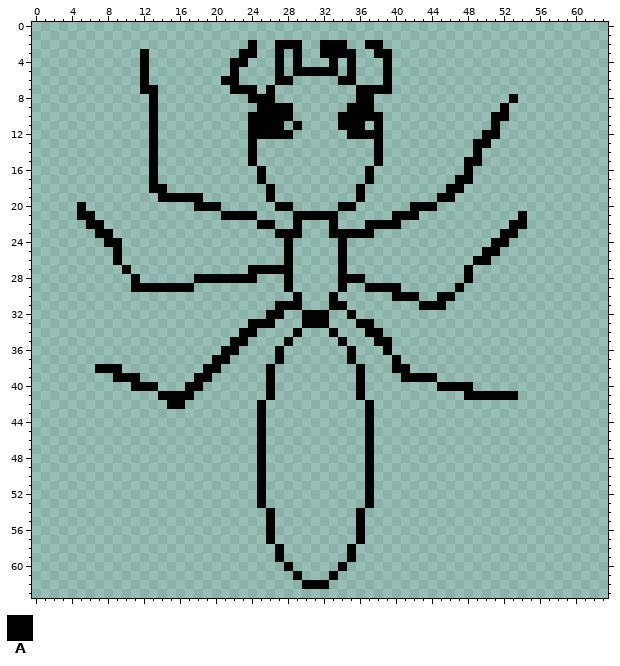
Two states of a pixel-art sprite, Ant.png. Above, as it was before the edit.
The file is 64x64 pixels.
Palette (. is transparent): A #000000
Pixels before (only the part around the change), first column x 9:
 0 ............................................
 1 ............................................
 2 ...............A..AAA..AAA..AA..............
 3 ...A..........AA..A.A..AAAA..AA.............
 4 ...A.........AA...A.A...A.A...A.............
 5 ...A.........A....A.AAAAA.A...A.............
 6 ...A........AA....AA.....AA...A.............
 7 ...AA........AAA.A.........AAAA.............
 8 ....A..........AAA.........AA...............
 9 ....A...........AAAA......AAA..............A
10 ....A..........AAAAA.....AAAAA............AA
11 ....A..........AAAA.A....AAA.A............A.
12 ....A..........AAAAA......AAAA...........AA.
13 ....A..........A.............A..........AA..
14 ....A..........A.............A..........A...
15 ....A..........A.............A.........AA...
16 ....A...........A...........A..........A....
17 ....A...........A...........A.........AA....
18 ....AA...........A.........A.........AA.....
19 .....AAAAA.......A.........A........AA......
20 .........AAA......AA.....AA......AAA........
21 ............AAAA....AAAAA......AAA..........
22 ................AA..A...A...AAAA............
23 ..................AAA...AAAAA..............A
24 A..................A.....A................AA
25 A..................A.....A...............AA.
26 A..................A.....A..............AA..
27 .A.............AAAAA.....A.............A....
28 ..A......AAAAAAA...A.....AAA...........A....
29 ..AAAAAAA..........A.....A..AAAA......A.....
30 ....................A...A......AAA..AA......
31 ..................AAA...AA........AAA.......
32 .................AA..AAA..A.................
33 ...............AAA...AAA...AA...............
34 ..............AA....A...A...AA..............
35 .............AA....A.....A...AA.............
36 ............AA....A.......A...A.............
37 ...........AA.....A.......A....A............
38 A.........AA.....A.........A...AA...........
39 AAA......AA......A.........A....AAAA........
40 ..AAA...AA.......A.........A........AAAA....
41 .....AAAA........A.........A...........AAAAA
42 ......AA........A...........A...............
43 ................A...........A...............
44 ................A...........A...............
45 ................A...........A...............
46 ................A...........A...............
47 ................A...........A...............
48 ................A...........A...............
49 ................A...........A...............
50 ................A...........A...............
51 ................A...........A...............
52 ................A...........A...............
53 ................A...........A...............
54 .................A.........A................
55 .................A.........A................
56 .................A.........A................
57 .................A.........A................
58 ..................A.......A.................
59 ..................A.......A.................
60 ...................A.....A..................
61 ....................A...A...................
62 .....................AAA....................
63 ............................................
After:
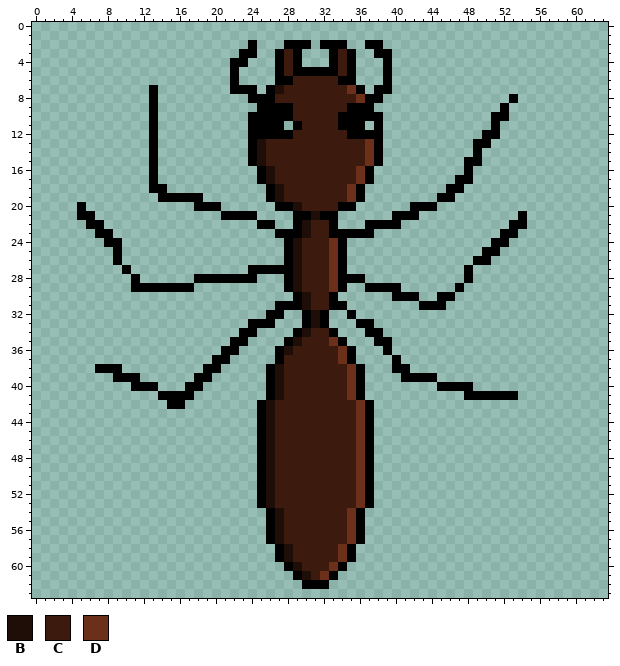
Colours new in this view: B #1f0e08  C #3d1a0e  D #6c2f1a
Edits made:
The edit adds colour A in row 2 at x 30; in row 8 at x 38.
The edit adds colour B in row 7 at x 27; in rows 13 to 15 at x 25; in rows 16 to 17 at x 26; in rows 18 to 19 at x 27; in row 20 at x 29; in rows 22 to 23 at x 30.
The edit adds colour B in rows 24 to 29 at x 29; in rows 30 to 31 at x 30; in row 34 at x 30; in row 35 at x 29; in row 36 at x 28; in rows 38 to 41 at x 27.
The edit adds colour B in rows 42 to 53 at x 26; in rows 54 to 57 at x 27; in rows 58 to 59 at x 28; in row 60 at x 29; in row 61 at x 30.
Colour A gives way to colour B in row 21 at x 31; in rows 32 to 33 at x 31.
The edit adds colour C in row 3 at x 28; in rows 4 to 5 at x 28 and 34; in row 6 at x 29 to 33; in row 7 at x 28 to 34; in row 8 at x 27 to 35; in row 9 at x 29 to 34.
The edit adds colour C in row 10 at x 29 to 33; in row 11 at x 30 to 33; in row 12 at x 29 to 34; in rows 13 to 15 at x 26 to 36; in rows 16 to 17 at x 27 to 35; in rows 18 to 19 at x 28 to 34.
The edit adds colour C in row 20 at x 30 to 33; in rows 22 to 23 at x 31 to 32; in rows 24 to 29 at x 30 to 32; in rows 30 to 31 at x 31 to 32; in row 34 at x 31 to 32; in row 35 at x 30 to 32.
The edit adds colour C in row 36 at x 29 to 33; in row 37 at x 28 to 33; in rows 38 to 41 at x 28 to 34; in rows 42 to 53 at x 27 to 35; in rows 54 to 57 at x 28 to 34; in rows 58 to 59 at x 29 to 33.
The edit adds colour C in row 60 at x 30 to 32; in row 61 at x 31.
Colour A gives way to colour C in row 3 at x 34.
The edit adds colour D in row 7 at x 35; in rows 13 to 15 at x 37; in rows 16 to 17 at x 36; in rows 18 to 19 at x 35; in rows 24 to 29 at x 33; in row 35 at x 33.
The edit adds colour D in rows 36 to 37 at x 34; in rows 38 to 41 at x 35; in rows 42 to 53 at x 36; in rows 54 to 57 at x 35; in rows 58 to 59 at x 34; in row 60 at x 33.
The edit adds colour D in row 61 at x 32.
Colour A gives way to colour D in row 8 at x 36.
The author cleared colour A in row 2 at x 27; in row 3 at x 12 and 32; in rows 4 to 5 at x 12; in row 6 at x 12 and 21; in row 7 at x 12 and 37.
Pixel boxes of the changes (left, top, right, bottom) in both pictures:
changed: (257, 40, 383, 580)
erased: (140, 49, 149, 94)
erased: (221, 76, 230, 85)
